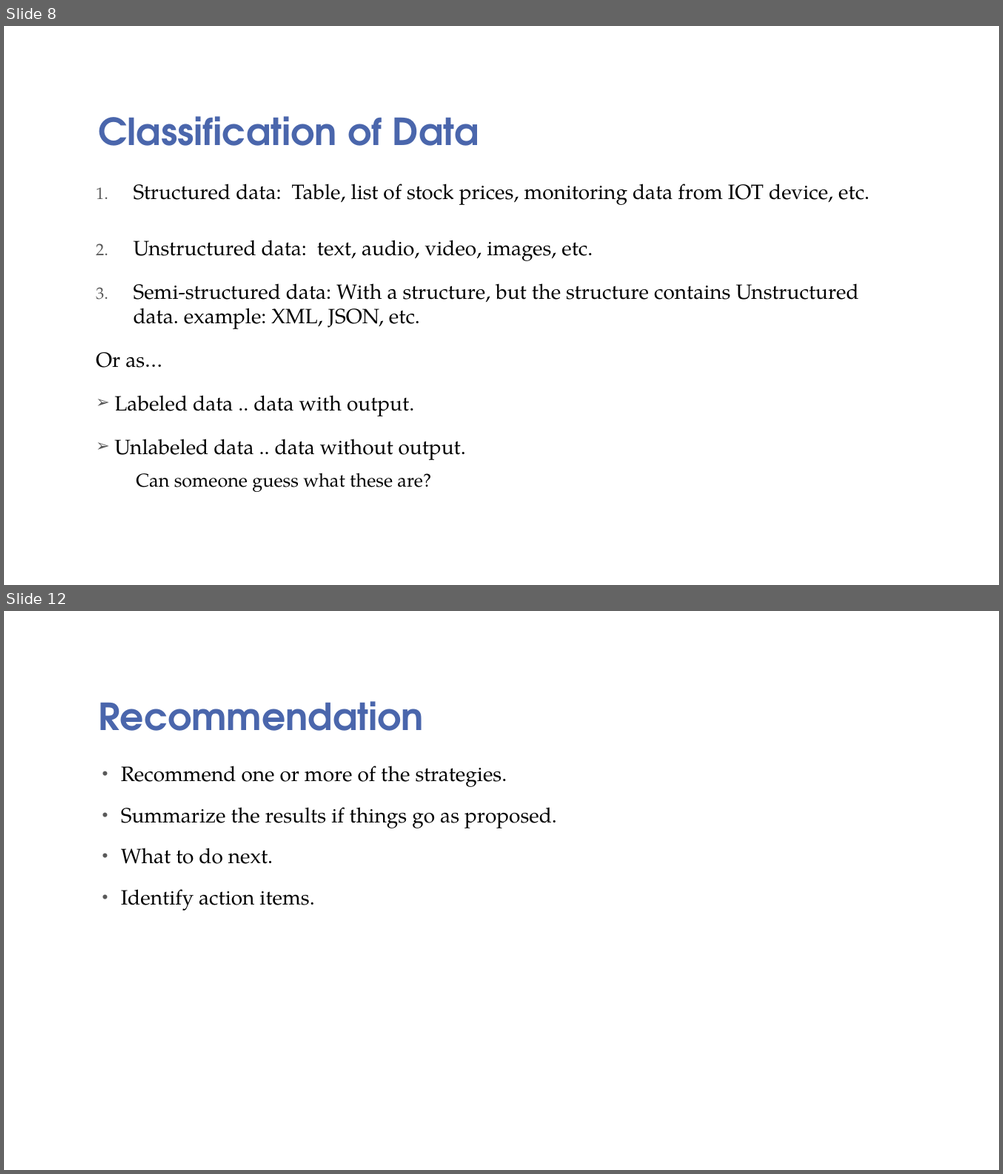
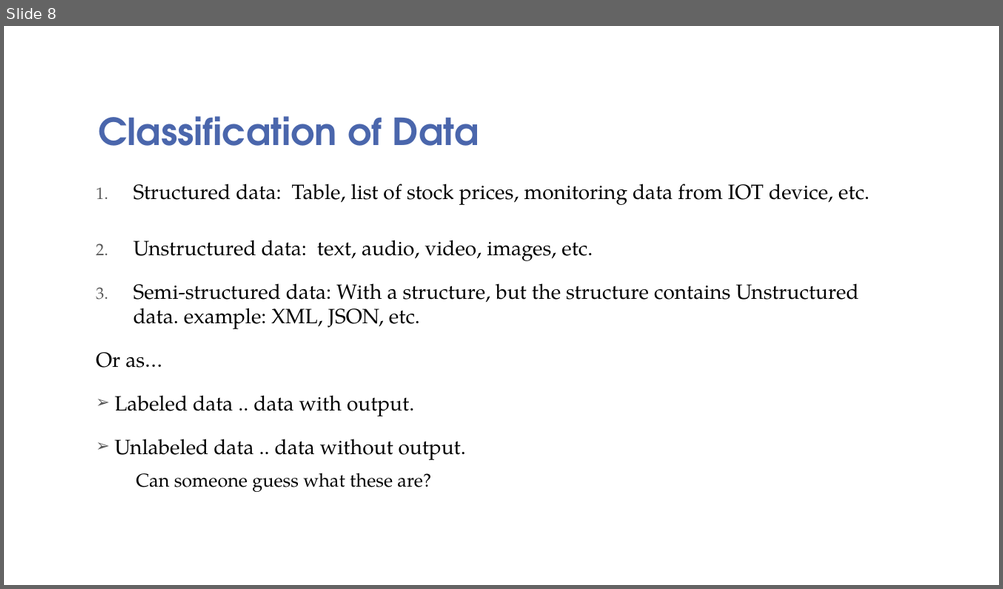
Before and after one commit to sswamyn/aiml_notes, a slide deck: AI_ML-GenAI-an-Overview-Q12024.pptx. Shown one above the other, each under a label of ours: slides 8 and 12 before the commit, slide 8 after it; the slides between them are not shown. The pictures are 1003x1174 and 1003x589 pixels, drawn with LibreOffice and Linux fonts; fonts in the diff are those of the drawing; background and template pictures are left out. Boxes give left, top, right and bottom in pixels: in the first picture for what was removed or moved away, otherwise in the second. Text is boxed around its words. In the diff, an @@ line names an element or a change of style, - is before the commit and + after.

```diff
--- a/AI_ML-GenAI-an-Overview-Q12024.pptx
+++ b/AI_ML-GenAI-an-Overview-Q12024.pptx
@@ slide 12 removed at [4,611,999,1170], background picture (left out) @@
@@ title removed at [99,701,424,731] @@
-Recommendation
@@ text removed at [121,766,557,911] @@
-• Recommend one or more of the strategies.
-• Summarize the results if things go as proposed.
-• What to do next.
-• Identify action items.
```
Also in this commit, not shown: 3 slides changed, 4 slides added, 2 other slides removed, 2 other files.
